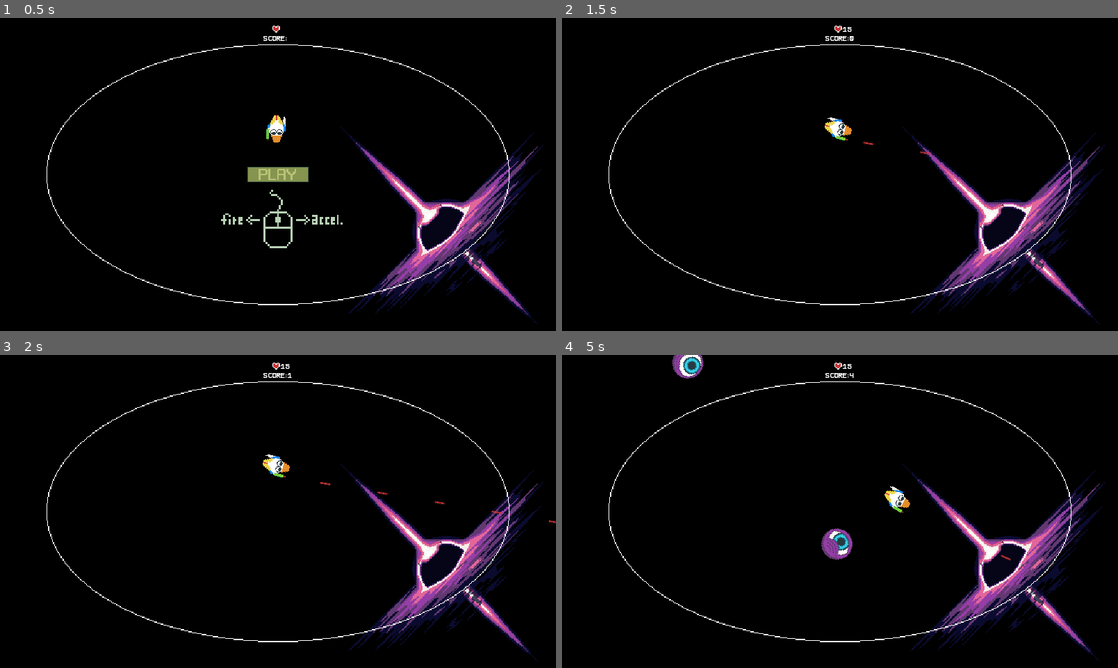
Above: before the commit, frames 1-4 (two rows, left to right).
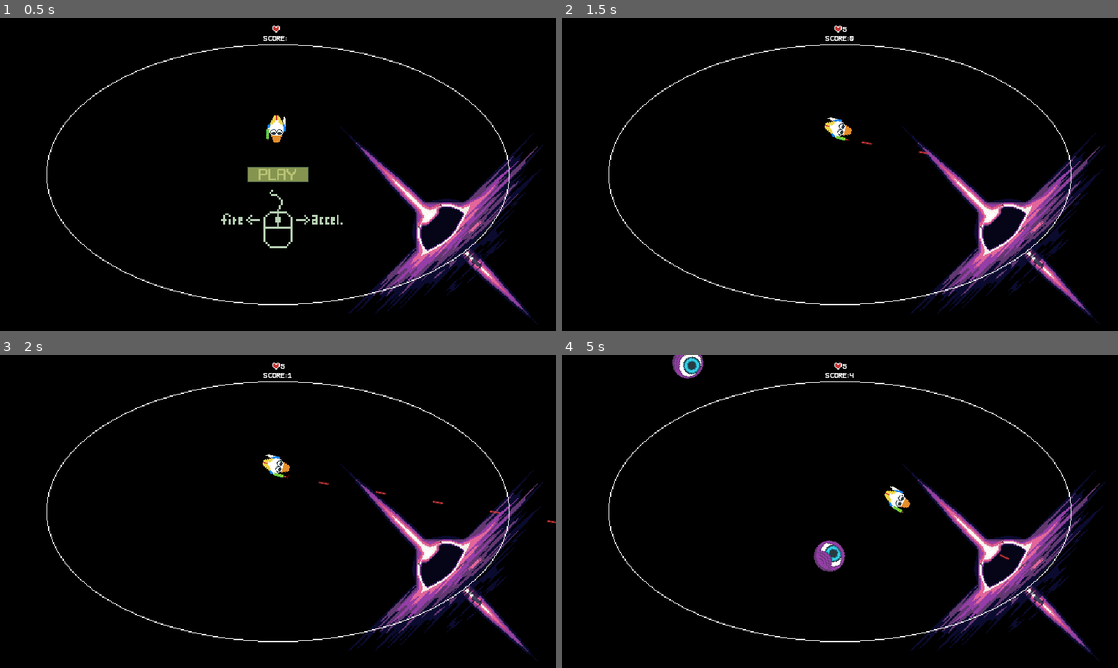
Above: after the commit, the same moments.

Repository: rocketCarlos/GalacticCrestedDuck
Game: Godot game, scene res://scenes/MainScene/main_scene.tscn
Same seed, same stepped clock (60 frames per second), same inputs: the game is played once before the commit and once after it. Sound files missing from this copy of the repository are replaced by a short silence.
Inputs (mouse positions are in pixels of both pictures, inside the frame that each line leads up to):
- Up to frame 1 (0.5 s): no input
- Up to frame 2 (1.5 s): click "Game over! Try again?" at 0.5 s; tap Enter at 1.25 s; move the mouse to (962, 158) at 1.27 s; press the mouse at (962, 158) at 1.28 s
- Up to frame 3 (2 s): no input
- Up to frame 4 (5 s): tap Space at 2 s; move the mouse to (728, 527) at 2.02 s; release the mouse at (728, 527) at 2.03 s; right-click (728, 527) at 2.1 s; click (728, 527) at 2.3 s; move the mouse to (895, 442) at 2.77 s; press the mouse at (895, 442) at 2.78 s; move the mouse to (812, 574) at 3.52 s; release the mouse at (812, 574) at 3.53 s; click (812, 574) at 3.6 s; move the mouse to (1006, 558) at 4.27 s; hold Right mouse button (Accelerate) from 4.28 s (still down); click (1006, 558) at 4.55 s

Frame 1 is identical in both runs. In frame 2, less than 0.1% of the frame differs, in the area x 50-67%, y 2-44%; in frame 3, less than 0.1%; in frame 4, 0.7%, in the area x 45-81%, y 2-70%.

Commit message:
Added pho

Diff:
--- a/globals/globals.gd
+++ b/globals/globals.gd
@@ -25,7 +25,8 @@
 
 enum ITEMS {
 	VANILLA_CHAI, # increases fire rate
-	STRAWBERRY_MILK # gives hp
+	STRAWBERRY_MILK, # gives hp
+	PHO, # gives a shield and invulnerability
 }
 
 enum MOB_TYPE {
@@ -35,7 +36,8 @@
 
 # amount of time that an effect is active
 var item_times = {
-	ITEMS.VANILLA_CHAI: 10.0, # seconds of increased fire_rate
+	ITEMS.VANILLA_CHAI: 7.0, # seconds of increased fire_rate
+	ITEMS.PHO: 5.0, # seconds of shield and invulnerability
 }
 
 # function that generates and return a random point contained in the ellipse that approximates the
--- a/scenes/Eye/eye.gd
+++ b/scenes/Eye/eye.gd
@@ -17,7 +17,7 @@
 
 #region attributes
 var default_speed = 75
-var angry_speed = 175
+var angry_speed = 145
 var current_speed: float
 # 0 is default, 1 is angry
 var behaviour: int:
@@ -43,7 +43,7 @@
 #region ready and process
 func _ready() -> void:
 	behaviour = 0
-	core.hp = 4
+	core.hp = 3
 	core.type = Globals.MOB_TYPE.EYE
 	goal_randomness = Vector2(randf_range(-random_range, random_range), randf_range(-random_range, random_range))
 
--- a/scenes/Item/item.gd
+++ b/scenes/Item/item.gd
@@ -3,7 +3,8 @@
 '''
 Item
 
-Node that represents an item
+Node that represents an item. Item types are declared in Globals. Item effects are managed by the
+duck
 '''
 
 @onready var time_alive = $TimeAlive
@@ -20,6 +21,8 @@
 				animation = "StrawberryMilk"
 			Globals.ITEMS.VANILLA_CHAI:
 				animation = "VanillaChai"
+			Globals.ITEMS.PHO:
+				animation = "Pho"
 			_:
 				printerr("INVALID ITEM TYPE ", value, " ", self)
 
--- a/scenes/Item/item.tscn
+++ b/scenes/Item/item.tscn
@@ -1,11 +1,20 @@
-[gd_scene load_steps=6 format=3 uid="uid://ixe60lhijorl"]
+[gd_scene load_steps=7 format=3 uid="uid://ixe60lhijorl"]
 
+[ext_resource type="Texture2D" uid="uid://orysetas8ju0" path="res://assets/sprites/pho.png" id="1_b7a6n"]
 [ext_resource type="Texture2D" uid="uid://ds4cmr47731rt" path="res://assets/sprites/green_tea.png" id="1_jvgmr"]
 [ext_resource type="Texture2D" uid="uid://cgup7nfgs18cc" path="res://assets/sprites/strawberry_milk.png" id="2_fn5ds"]
 [ext_resource type="Script" path="res://scenes/Item/item.gd" id="3_w886d"]
 
 [sub_resource type="SpriteFrames" id="SpriteFrames_do4sb"]
 animations = [{
+"frames": [{
+"duration": 1.0,
+"texture": ExtResource("1_b7a6n")
+}],
+"loop": true,
+"name": &"Pho",
+"speed": 5.0
+}, {
 "frames": [{
 "duration": 1.0,
 "texture": ExtResource("2_fn5ds")
@@ -29,7 +38,7 @@
 [node name="Item" type="AnimatedSprite2D"]
 texture_filter = 3
 sprite_frames = SubResource("SpriteFrames_do4sb")
-animation = &"VanillaChai"
+animation = &"Pho"
 script = ExtResource("3_w886d")
 
 [node name="Area2D" type="Area2D" parent="."]
--- a/scenes/ItemSpawnSystem/item_spawn_system.gd
+++ b/scenes/ItemSpawnSystem/item_spawn_system.gd
@@ -13,9 +13,12 @@
 @onready var spawn_timer = $SpawnTimer
 @onready var tea_effect_timer = $VanillaChai/EffectTimer
 @onready var vanilla_chai = $VanillaChai
+@onready var pho_effect_timer = $Pho/EffectTimer
+@onready var pho = $Pho
 #endregion
 
 var tea_picked = false
+var pho_picked = false
 
 @export var item_scene : PackedScene
 
@@ -42,11 +45,11 @@
 	# choose a random position
 	item.global_position = Globals.get_random_point_in_ellipse()
 	add_child(item)
-	# next item spawns between 9 and 15 seconds
-	spawn_timer.start(9 + randf() * 6)
+	# next item spawn
+	spawn_timer.start(15 + randf() * 6)
 
 
-func _on_effect_timer_timeout() -> void:
+func _on_tea_timer_timeout() -> void:
 	tea_picked = false
 	# when the effect is gonna end, blink the item for 2 seconds
 	for i in range(20):
@@ -58,6 +61,18 @@
 
 	vanilla_chai.hide()
 
+func _on_pho_timer_timeout() -> void:
+	pho_picked = false
+	# when the effect is gonna end, blink the item for 2 seconds
+	for i in range(20):
+		pho.visible = not pho.visible
+		await get_tree().create_timer(0.1).timeout
+		# in case the player picked up another tea, abort
+		if pho_picked:
+			return
+
+	pho.hide()
+
 
 func _on_item_picked_up(type: Globals.ITEMS) -> void:
 	# show info status
@@ -65,4 +80,8 @@
 		tea_picked = true
 		vanilla_chai.show()
 		tea_effect_timer.start(Globals.item_times[Globals.ITEMS.VANILLA_CHAI] - 2)
+	if type == Globals.ITEMS.PHO:
+		pho_picked = true
+		pho.show()
+		pho_effect_timer.start(Globals.item_times[Globals.ITEMS.PHO] - 2)
 #endregion
--- a/scenes/ItemSpawnSystem/item_spawn_system.tscn
+++ b/scenes/ItemSpawnSystem/item_spawn_system.tscn
@@ -1,8 +1,9 @@
-[gd_scene load_steps=4 format=3 uid="uid://boaxqdb7aubuo"]
+[gd_scene load_steps=5 format=3 uid="uid://boaxqdb7aubuo"]
 
 [ext_resource type="Script" path="res://scenes/ItemSpawnSystem/item_spawn_system.gd" id="1_ovvkp"]
 [ext_resource type="PackedScene" uid="uid://ixe60lhijorl" path="res://scenes/Item/item.tscn" id="2_1rcok"]
 [ext_resource type="Texture2D" uid="uid://ds4cmr47731rt" path="res://assets/sprites/green_tea.png" id="4_8mcy1"]
+[ext_resource type="Texture2D" uid="uid://orysetas8ju0" path="res://assets/sprites/pho.png" id="4_ya13m"]
 
 [node name="ItemSpawnSystem" type="Node"]
 script = ExtResource("1_ovvkp")
@@ -17,8 +18,18 @@
 [node name="EffectTimer" type="Timer" parent="VanillaChai"]
 one_shot = true
 
+[node name="Pho" type="Sprite2D" parent="."]
+visible = false
+texture_filter = 3
+position = Vector2(122, 50)
+texture = ExtResource("4_ya13m")
+
+[node name="EffectTimer" type="Timer" parent="Pho"]
+one_shot = true
+
 [node name="SpawnTimer" type="Timer" parent="."]
 one_shot = true
 
-[connection signal="timeout" from="VanillaChai/EffectTimer" to="." method="_on_effect_timer_timeout"]
+[connection signal="timeout" from="VanillaChai/EffectTimer" to="." method="_on_tea_timer_timeout"]
+[connection signal="timeout" from="Pho/EffectTimer" to="." method="_on_pho_timer_timeout"]
 [connection signal="timeout" from="SpawnTimer" to="." method="_on_spawn_timer_timeout"]
--- a/scenes/Ufo/ufo.gd
+++ b/scenes/Ufo/ufo.gd
@@ -64,6 +64,7 @@
 				laser.global_position = laser_position.global_position
 				laser.collision_layer = 4
 				laser.collision_mask = 1
+				laser.speed = laser.speed * 1.5
 
 				locking_timer.start()
 
--- a/scenes/duck/duck.gd
+++ b/scenes/duck/duck.gd
@@ -20,6 +20,9 @@
 @onready var hit_sound = $Hit
 @onready var fire_rate_timer = $ItemPickUp/IncreasedFireRate
 @onready var item_sound = $ItemPickUp/ItemSound
+@onready var shield = $Shield
+@onready var shield_time = $Shield/ShieldTime
+@onready var shield_damage = $Shield/ShieldArea/ShieldDamage
 #endregion
 
 enum STATE {
@@ -28,11 +31,6 @@
 	DEAD
 }
 
-enum ITEMS {
-	STRAWBERRY_MILK,
-	GREEN_TEA,
-
-}
 
 #region attributes
 @export var laser_scene: PackedScene
@@ -53,6 +51,8 @@
 
 # ensures that the duck is hit only once per frame
 var already_hit: bool
+
+var shield_on = false
 #endregion
 
 #region restart, ready and process
@@ -62,7 +62,7 @@
 	Globals.duck = self
 	already_hit = false
 	current_state = STATE.DEFAULT
-	hp = 15
+	hp = 5
 	damage_hitbox.set_deferred(&"disabled", false)
 
 func _ready() -> void:
@@ -106,6 +106,7 @@
 				laser.global_position = gun_position.global_position
 				add_sibling(laser)
 				laser_sound.play()
+				gun_position.emitting = true
 			# -----------------------------------------
 			# manage movement
 			# -----------------------------------------
@@ -127,22 +128,24 @@
 
 #region signal functions
 func _on_damage_area_area_entered(area: Area2D) -> void:
-	if not already_hit:
-		hp -= 1
-		Globals.duck_hit.emit()
-		already_hit = true
-		if hp <= 0:
-			current_state = STATE.DEAD
-			Globals.game_over.emit()
-		else:
-			# when hit, start the immunity time and animation time
-			current_state = STATE.HIT
-			hit_timer.start()
-			damage_animation_timer.start()
+	# if shield on, duck recieves no damage
+	if not shield_on:
+		if not already_hit:
+			hp -= 1
+			Globals.duck_hit.emit()
+			already_hit = true
+			if hp <= 0:
+				current_state = STATE.DEAD
+				Globals.game_over.emit()
+			else:
+				# when hit, start the immunity time and animation time
+				current_state = STATE.HIT
+				hit_timer.start()
+				damage_animation_timer.start()
 
-		damage_hitbox.set_deferred(&"disabled", true)
+			damage_hitbox.set_deferred(&"disabled", true)
 
-		hit_sound.play()
+			hit_sound.play()
 
 
 
@@ -165,11 +168,23 @@
 	item_sound.play()
 	match type:
 		Globals.ITEMS.VANILLA_CHAI:
-			fire_rate_multiplier = 0.5
+			fire_rate_multiplier = 0.75
 			fire_rate_timer.start(Globals.item_times[type])
 		Globals.ITEMS.STRAWBERRY_MILK:
-			hp += 2
+			hp += 1
+		Globals.ITEMS.PHO:
+			activate_shield()
+			shield_time.start(Globals.item_times[type])
 
+func activate_shield() -> void:
+	shield.show()
+	shield_on = true
+	shield_damage.set_deferred("disabled", false)
+
+func _on_shield_time_timeout() -> void:
+	shield.hide()
+	shield_on = false
+	shield_damage.set_deferred("disabled", true)
 
 func _on_increased_fire_rate_timeout() -> void:
 	fire_rate_multiplier = 1
--- a/scenes/duck/duck.tscn
+++ b/scenes/duck/duck.tscn
@@ -6,9 +6,13 @@
 [ext_resource type="AudioStream" uid="uid://dgb81n15j7sic" path="res://assets/sound/sfx/laser.wav" id="4_jsv67"]
 [ext_resource type="AudioStream" uid="uid://c8x7gk40w0bim" path="res://assets/sound/sfx/item-pickup.wav" id="4_m34yo"]
 [ext_resource type="AudioStream" uid="uid://ct86qhw1d8qns" path="res://assets/sound/sfx/quack.mp3" id="5_aso5f"]
+[ext_resource type="Texture2D" uid="uid://ofghxa3w06ts" path="res://assets/sprites/shield.png" id="7_epp43"]
 
 [sub_resource type="RectangleShape2D" id="RectangleShape2D_kcn3t"]
 size = Vector2(44, 60)
+
+[sub_resource type="CircleShape2D" id="CircleShape2D_jbto8"]
+radius = 34.0147
 
 [node name="Duck" type="CharacterBody2D"]
 texture_filter = 3
@@ -26,8 +30,17 @@
 rotation = 1.5708
 texture = ExtResource("3_t00l2")
 
-[node name="GunPosition" type="Node2D" parent="."]
-position = Vector2(-17, 28)
+[node name="GunPosition" type="CPUParticles2D" parent="."]
+position = Vector2(-17, 24.38)
+emitting = false
+lifetime = 0.15
+one_shot = true
+randomness = 0.5
+lifetime_randomness = 0.5
+direction = Vector2(0, 1)
+gravity = Vector2(0, 0)
+initial_velocity_max = 112.63
+color = Color(1, 0, 0, 1)
 
 [node name="DamageArea" type="Area2D" parent="."]
 collision_layer = 0
@@ -65,7 +78,23 @@
 [node name="Hit" type="AudioStreamPlayer" parent="."]
 stream = ExtResource("5_aso5f")
 
+[node name="Shield" type="Sprite2D" parent="."]
+visible = false
+self_modulate = Color(1, 1, 1, 0.52549)
+texture = ExtResource("7_epp43")
+
+[node name="ShieldTime" type="Timer" parent="Shield"]
+
+[node name="ShieldArea" type="Area2D" parent="Shield"]
+collision_layer = 2
+collision_mask = 0
+
+[node name="ShieldDamage" type="CollisionShape2D" parent="Shield/ShieldArea"]
+shape = SubResource("CircleShape2D_jbto8")
+disabled = true
+
 [connection signal="area_entered" from="DamageArea" to="." method="_on_damage_area_area_entered"]
 [connection signal="timeout" from="ItemPickUp/IncreasedFireRate" to="." method="_on_increased_fire_rate_timeout"]
 [connection signal="timeout" from="HitTimer" to="." method="_on_hit_timer_timeout"]
 [connection signal="timeout" from="HitTimer/DamageAnimationTimer" to="." method="_on_damage_animation_timer_timeout"]
+[connection signal="timeout" from="Shield/ShieldTime" to="." method="_on_shield_time_timeout"]
Binary file added: assets/aseprite_files/pho.ase
Binary file added: assets/aseprite_files/shield.ase
Binary file added: assets/sprites/pho.png
Not shown, added: assets/sprites/pho.png.import
Binary file added: assets/sprites/shield.png
Not shown, added: assets/sprites/shield.png.import
Not shown, changed: requirements.txt
Not shown: 1 places in scenes/duck/duck.tscn that only renumber resources
